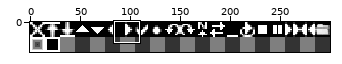
File history of a sprite sheet, resource/ButtonSymbols15.png. Above, an overview of the earlier version with the close-up marked.
Close-up. Old version:
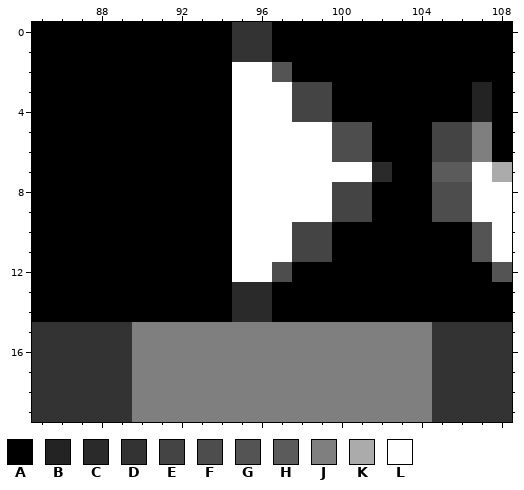
The file is 300x30 pixels. Colours within 5 levels of each other are drawn and written as one. Shown: x 85..108, y 0..19. The commit also changed other parts of the picture, which this record leaves out.
Palette (. is transparent): A #000000  B #232323  C #2a2a2a  D #333333  E #444444  F #4d4d4d  G #545454  H #5b5b5b  J #7f7f7f  K #ababab  L #ffffff
Pixels before, first column x 85:
 0 AAAAAAAAAADDAAAAAAAAAAAA
 1 AAAAAAAAAADDAAAAAAAAAAAA
 2 AAAAAAAAAALLGAAAAAAAAAAA
 3 AAAAAAAAAALLLEEAAAAAAABA
 4 AAAAAAAAAALLLEEAAAAAAABA
 5 AAAAAAAAAALLLLLFFAAAEEJA
 6 AAAAAAAAAALLLLLFFAAAEEJA
 7 AAAAAAAAAALLLLLLLCAAHHLK
 8 AAAAAAAAAALLLLLEEAAAFFLL
 9 AAAAAAAAAALLLLLEEAAAFFLL
10 AAAAAAAAAALLLEEAAAAAAAGL
11 AAAAAAAAAALLLEEAAAAAAAGL
12 AAAAAAAAAALLFAAAAAAAAAAG
13 AAAAAAAAAACCAAAAAAAAAAAA
14 AAAAAAAAAACCAAAAAAAAAAAA
15 DDDDDJJJJJJJJJJJJJJJDDDD
16 DDDDDJJJJJJJJJJJJJJJDDDD
17 DDDDDJJJJJJJJJJJJJJJDDDD
18 DDDDDJJJJJJJJJJJJJJJDDDD
19 DDDDDJJJJJJJJJJJJJJJDDDD
And afterwards:
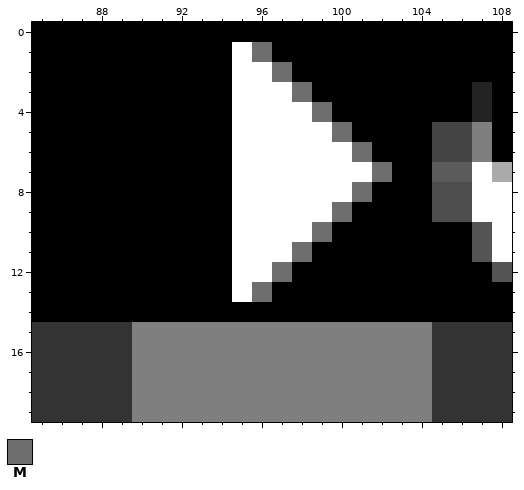
Colours new in this view: M #6e6e6e
Changes in this commit:
y 0: x 95..96 DD -> AA
y 1: x 95..96 DD -> LM
y 2: x 97 G -> M
y 3: x 98..99 EE -> MA
y 4: x 98..99 EE -> LM
y 5: x 100..101 FF -> MA
y 6: x 100..101 FF -> LM
y 7: x 102 C -> M
y 8: x 100..101 EE -> LM
y 9: x 100..101 EE -> MA
y 10: x 98..99 EE -> LM
y 11: x 98..99 EE -> MA
y 12: x 97 F -> M
y 13: x 95..96 CC -> LM
y 14: x 95..96 CC -> AA
